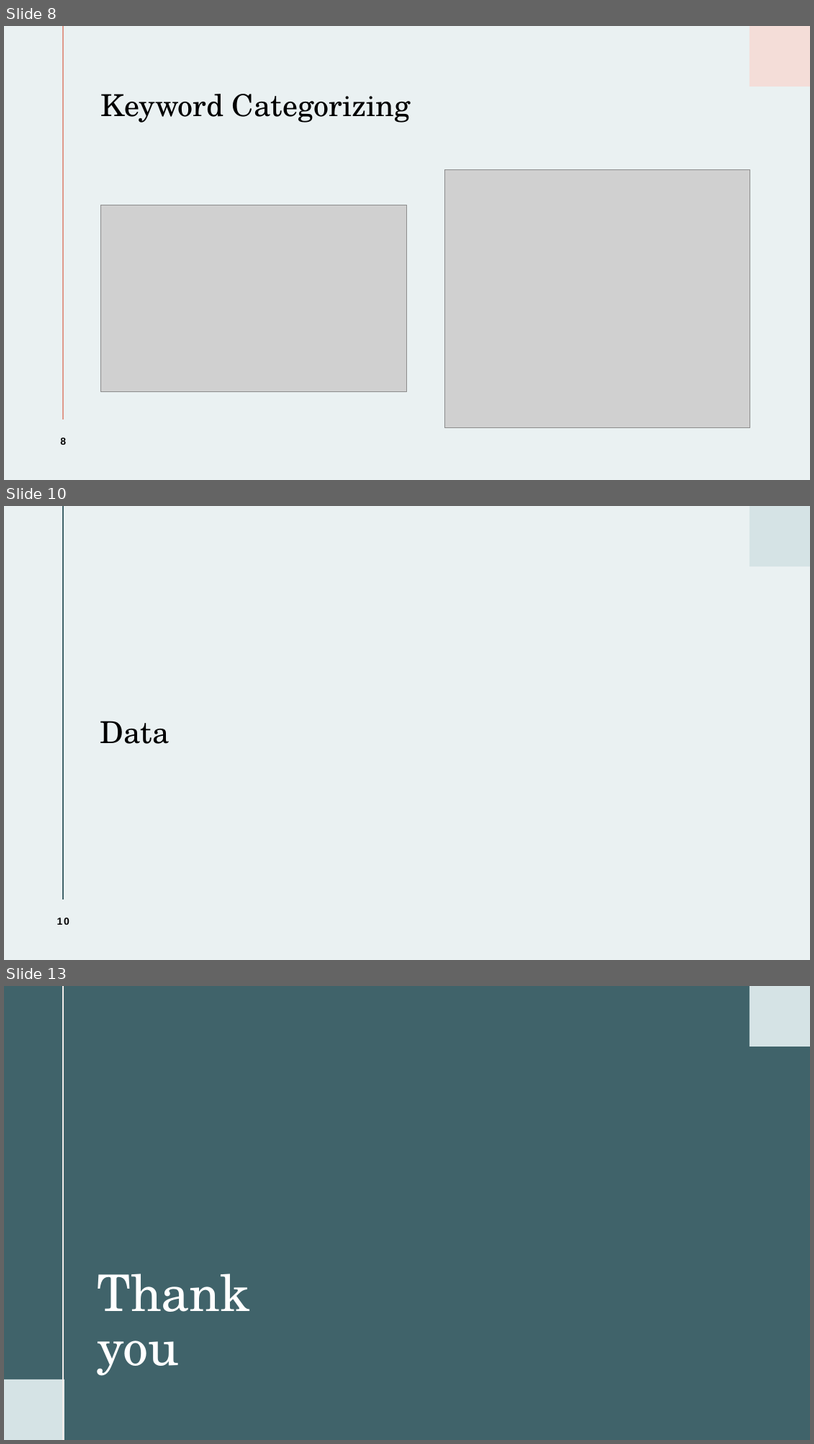
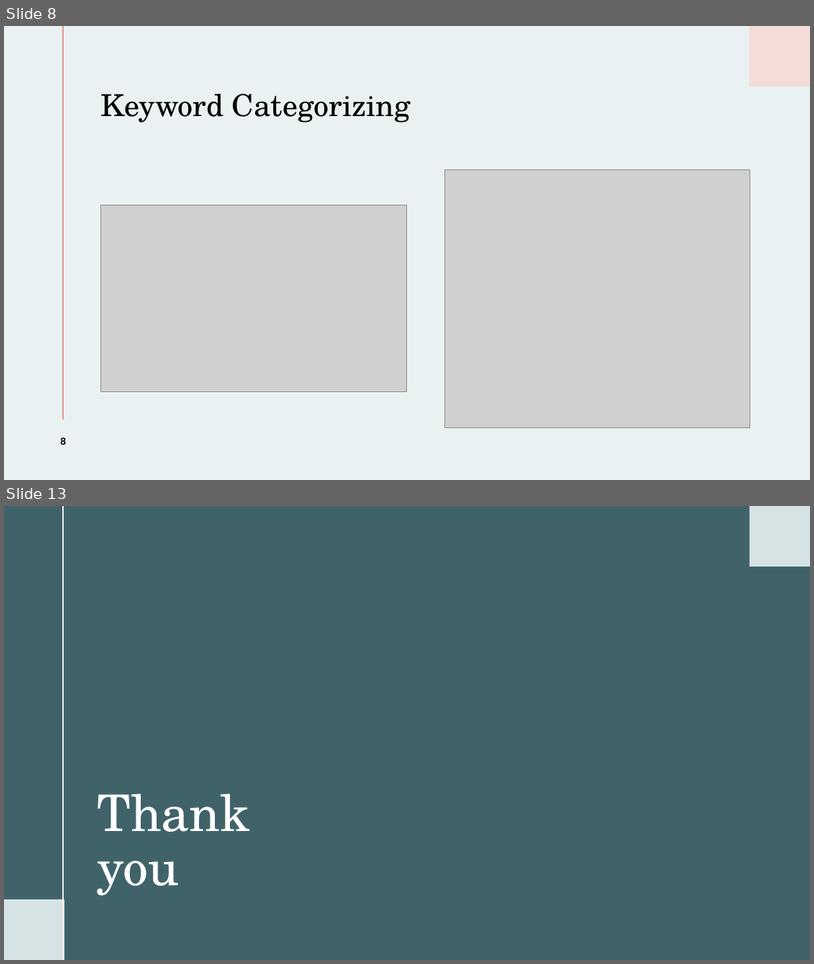
Before and after one commit to wjarosz0001/CIT-4105-DE1, a slide deck: CIT-4105-DE1 Powerpoint.pptm. Shown one above the other, each under a label of ours: slides 8, 10 and 13 before the commit, slides 8 and 13 after it; the slides between them are not shown. The pictures are 814x1444 and 814x964 pixels, drawn with LibreOffice and Linux fonts; fonts in the diff are those of the drawing; grey boxes stand for pictures. Boxes give left, top, right and bottom in pixels: in the first picture for what was removed or moved away, otherwise in the second. Text is boxed around its words. In the diff, an @@ line names an element or a change of style, - is before the commit and + after.

```diff
--- a/CIT-4105-DE1 Powerpoint.pptm
+++ b/CIT-4105-DE1 Powerpoint.pptm
@@ slide 10 removed at bbox=[4, 506, 810, 960], background #EAF1F2; not listed: 1 template element that a slide beside it also shows @@
@@ line removed from (63, 506) to (63, 899) @@
@@ title removed at bbox=[100, 721, 170, 744] @@
-Data
@@ page number removed at bbox=[57, 917, 70, 924] @@
-10
```
Also in this commit, not shown: 1 slide changed, 3 slides added, 2 other slides removed, 1 other file.
